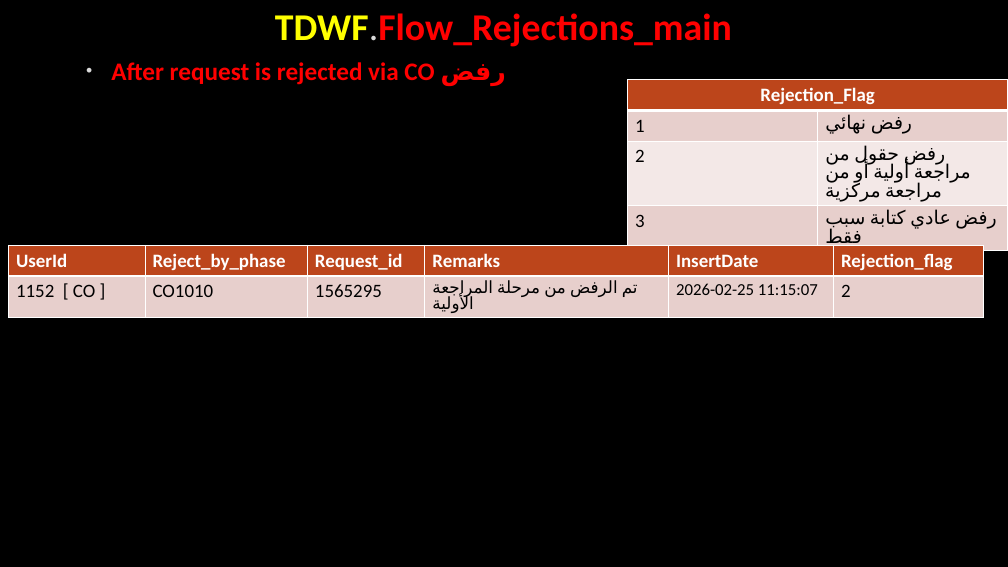
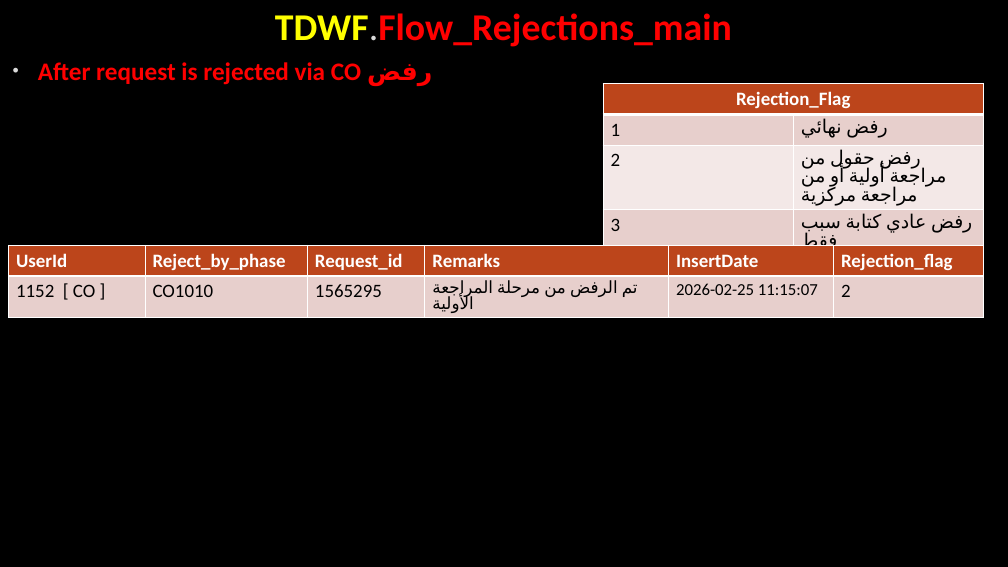
Before and after one commit to AhmedMohamedSamir1/Summary, a slide deck: slide 41 of Dot Net/Business.pptx. Drawn at 1008x567 pixels with LibreOffice and Linux fonts; fonts in the diff are those of the drawing; background and template pictures are left out. Boxes give left, top, right and bottom in pixels: in the first picture for what was removed or moved away, otherwise in the second. Text is boxed around its words. In the diff, an @@ line names an element or a change of style, - is before the commit and + after.

```diff
--- a/Dot Net/Business.pptx
+++ b/Dot Net/Business.pptx
@@ text "After request is rejected via ...": place and size @@
-text "After request is rejected via ..." at <box>111,62,506,86</box>
+text "After request is rejected via ..." at <box>38,62,432,86</box>
@@ table: place and size @@
-table at <box>628,80,1008,252</box>
+table at <box>603,84,985,256</box>
```
Also in this commit, not shown: 5 other slides changed, 3 slides added, 2 other files.
